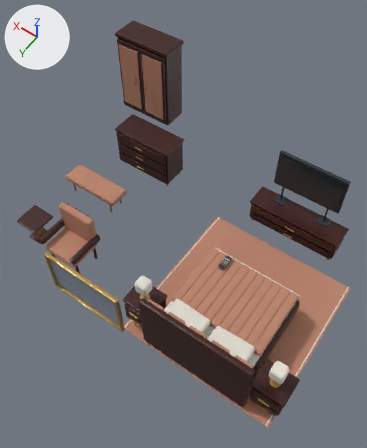
Two versions of the glTF model retro-road/sunset-76/upper-rooms/rooms/room-08.glb, one commit apart.
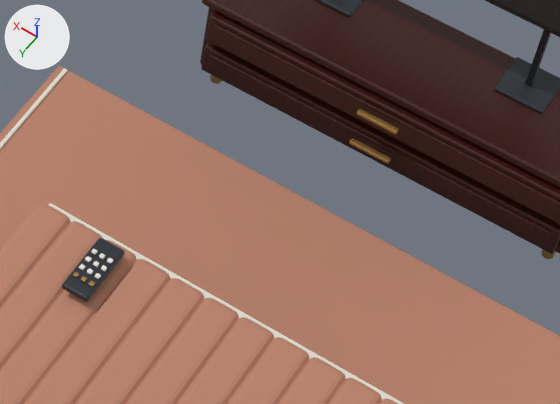
There are two pictures of each version: one whole from a camera (50 mm lens) standing at (-62.16, 81.89, 16.15) and looking at (-58.03, 76.1, 7.06), one close up on the part from 56% to 90% of the width and 45% to 65% of the height. The lights are fixed; the arrows at upper left show +X, +Y and +Z. The last two pictures show the newer version. Where no turn or scale is listed for an object, it has been applied to the vertices.
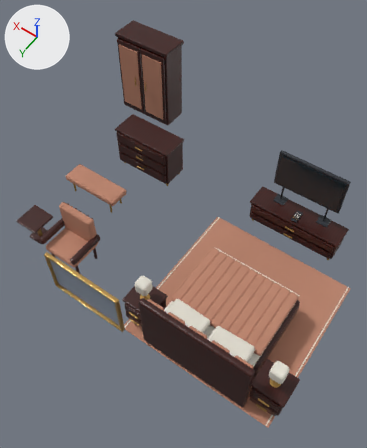
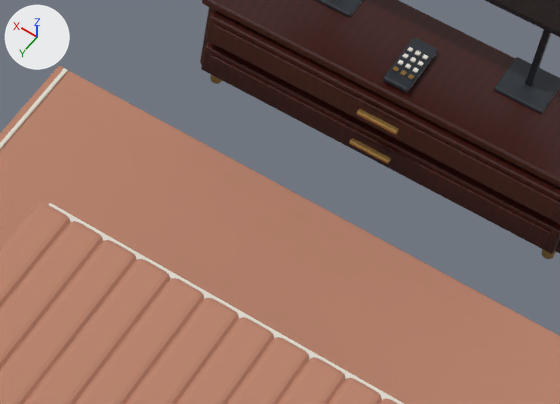
What changed in the scene script:
```text
Change ob_remote___channel_selector_002:
    ob_remote___channel_selector_002.location: (-59.35, 76.4, 7.007) -> (-59.95, 74.18, 6.78)
Change ob_remote___tactile_key_024:
    ob_remote___tactile_key_024.location: (-59.395, 76.49, 7.031) -> (-59.995, 74.27, 6.804)
Change ob_remote___tactile_key_025:
    ob_remote___tactile_key_025.location: (-59.35, 76.49, 7.031) -> (-59.95, 74.27, 6.804)
Change ob_remote___tactile_key_026:
    ob_remote___tactile_key_026.location: (-59.305, 76.49, 7.031) -> (-59.905, 74.27, 6.804)
Change ob_remote___tactile_key_027:
    ob_remote___tactile_key_027.location: (-59.395, 76.435, 7.031) -> (-59.995, 74.215, 6.804)
Change ob_remote___tactile_key_028:
    ob_remote___tactile_key_028.location: (-59.35, 76.435, 7.031) -> (-59.95, 74.215, 6.804)
Change ob_remote___tactile_key_029:
    ob_remote___tactile_key_029.location: (-59.305, 76.435, 7.031) -> (-59.905, 74.215, 6.804)
Change ob_remote___tactile_key_030:
    ob_remote___tactile_key_030.location: (-59.395, 76.38, 7.031) -> (-59.995, 74.16, 6.804)
Change ob_remote___tactile_key_031:
    ob_remote___tactile_key_031.location: (-59.35, 76.38, 7.031) -> (-59.95, 74.16, 6.804)
Change ob_remote___tactile_key_032:
    ob_remote___tactile_key_032.location: (-59.305, 76.38, 7.031) -> (-59.905, 74.16, 6.804)
Change ob_remote___tactile_key_033:
    ob_remote___tactile_key_033.location: (-59.395, 76.325, 7.031) -> (-59.995, 74.105, 6.804)
Change ob_remote___tactile_key_034:
    ob_remote___tactile_key_034.location: (-59.35, 76.325, 7.031) -> (-59.95, 74.105, 6.804)
Change ob_remote___tactile_key_035:
    ob_remote___tactile_key_035.location: (-59.305, 76.325, 7.031) -> (-59.905, 74.105, 6.804)
```

Pixel boxes [x1, y1, x2, y2] of what changed, in the close-ups (560 x 404 px):
'REMOTE | channel selector.002', moved
    before: [62, 238, 125, 302]
    after: [383, 38, 438, 93]
'REMOTE | tactile key.024', moved
    before: [88, 281, 95, 287]
    after: [408, 74, 414, 80]
'REMOTE | tactile key.027', moved
    before: [94, 273, 101, 279]
    after: [413, 67, 419, 73]
'REMOTE | tactile key.028', moved
    before: [87, 268, 93, 275]
    after: [405, 64, 411, 69]
'REMOTE | tactile key.025', moved
    before: [80, 276, 87, 282]
    after: [400, 70, 406, 76]
'REMOTE | tactile key.029', moved
    before: [79, 264, 86, 270]
    after: [398, 60, 404, 65]
'REMOTE | tactile key.031', moved
    before: [93, 261, 99, 267]
    after: [410, 57, 416, 63]
'REMOTE | tactile key.032', moved
    before: [85, 256, 92, 262]
    after: [402, 53, 409, 59]
'REMOTE | tactile key.034', moved
    before: [99, 253, 106, 259]
    after: [415, 51, 421, 56]
'REMOTE | tactile key.035', moved
    before: [91, 249, 98, 255]
    after: [407, 47, 413, 52]
'REMOTE | tactile key.026', moved
    before: [73, 272, 79, 278]
    after: [393, 66, 399, 72]
'REMOTE | tactile key.030', moved
    before: [101, 265, 107, 272]
    after: [418, 61, 424, 66]
'REMOTE | tactile key.033', moved
    before: [107, 258, 113, 264]
    after: [422, 54, 429, 60]
